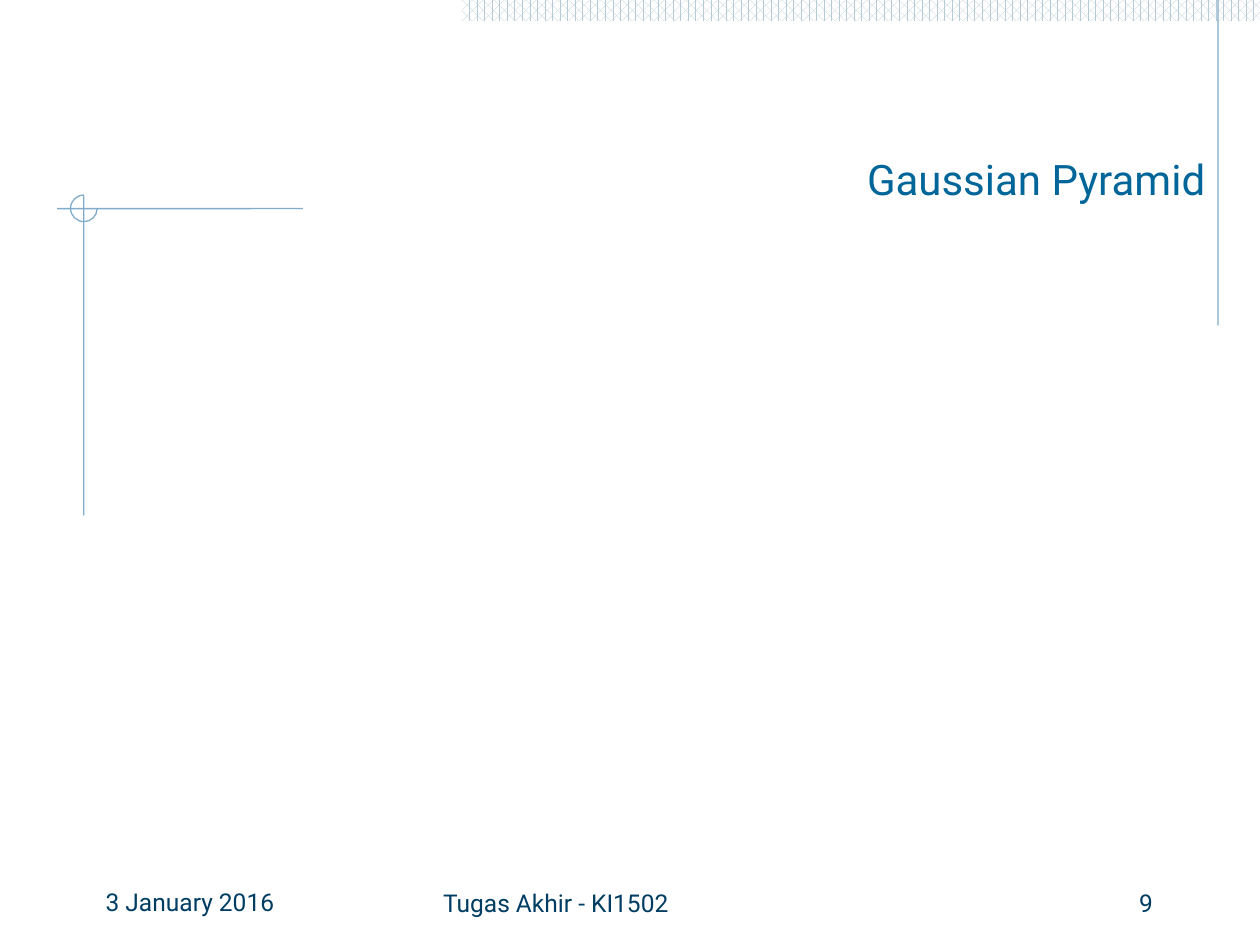
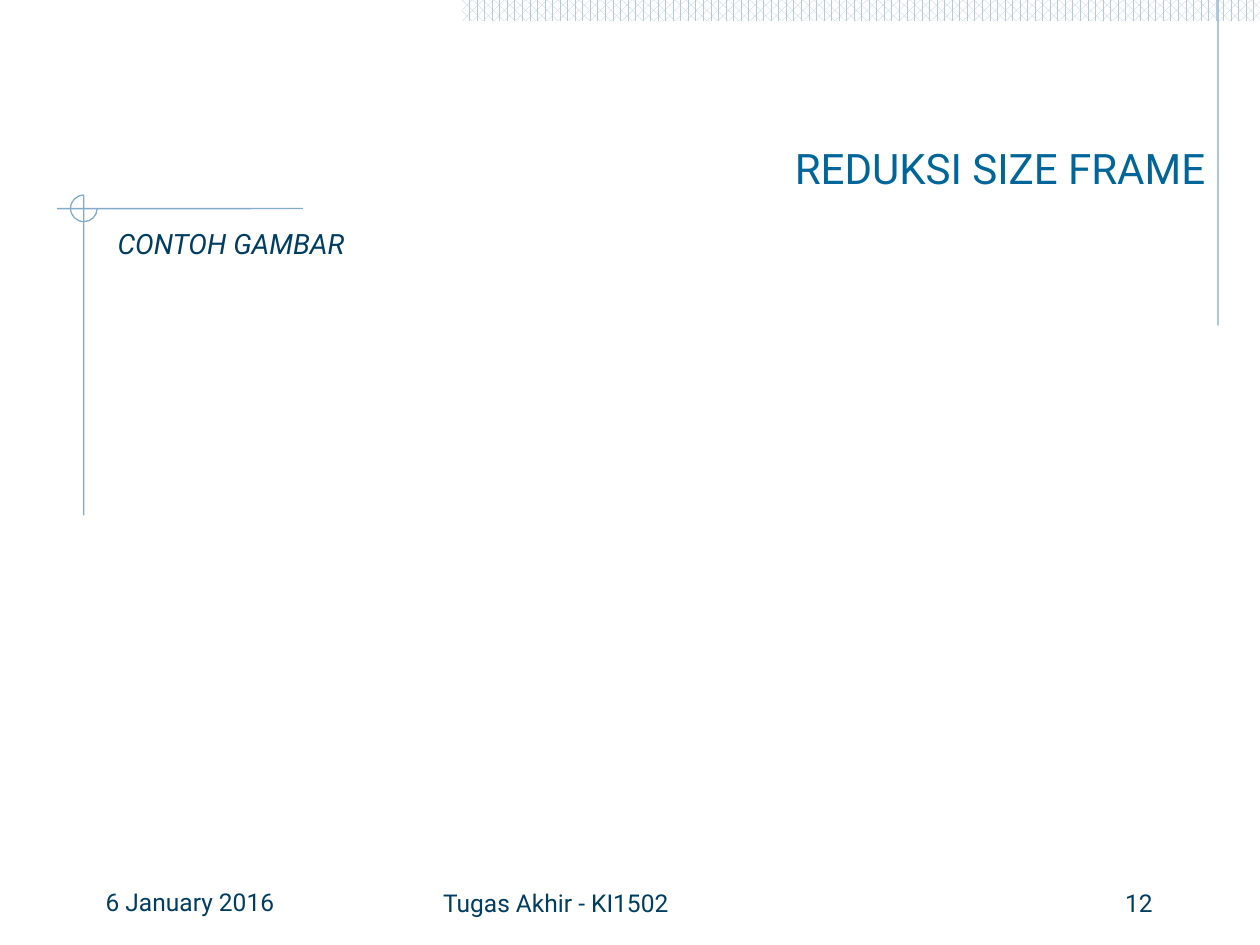
Before and after one commit to hamdimuzakkiy/bukuTA, a slide deck: slide 12 of 5112100091_Hamdi Ahmadi Muzakkiy.pptx (slide 9 before the commit). Drawn at 1260x945 pixels with LibreOffice and Linux fonts; fonts in the diff are those of the drawing; background and template pictures are left out. Boxes give left, top, right and bottom in pixels: in the first picture for what was removed or moved away, otherwise in the second. Text is boxed around its words. In the diff, an @@ line names an element or a change of style, - is before the commit and + after.

```diff
--- a/5112100091_Hamdi Ahmadi Muzakkiy.pptx
+++ b/5112100091_Hamdi Ahmadi Muzakkiy.pptx
@@ title at [795,153,1205,185]: text changed @@
-Gaussian Pyramid
+REDUKSI SIZE FRAME
@@ text added at [118,234,344,255], 16 pt, text #003D62, italic @@
+CONTOH GAMBAR
@@ text at [106,893,274,917]: text changed @@
-3 January 2016
+6 January 2016
@@ page number at [1125,894,1153,912]: text changed @@
-9
+12
```
Also in this commit, not shown: 9 other slides changed, 3 slides added, 37 slides removed, 14 other files.
